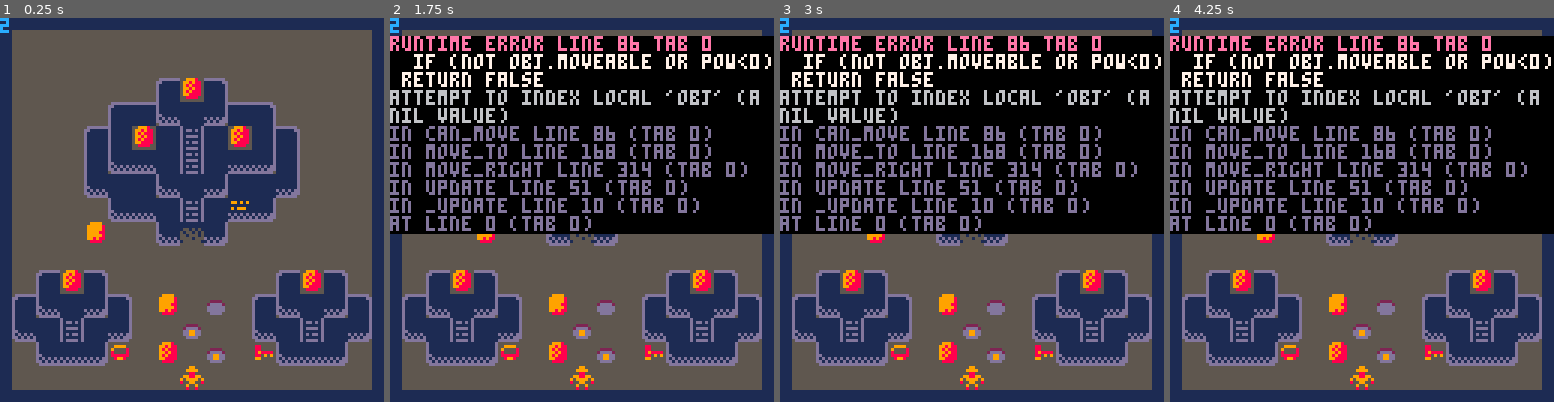
Above: before the commit, frames 1-4 (left to right).
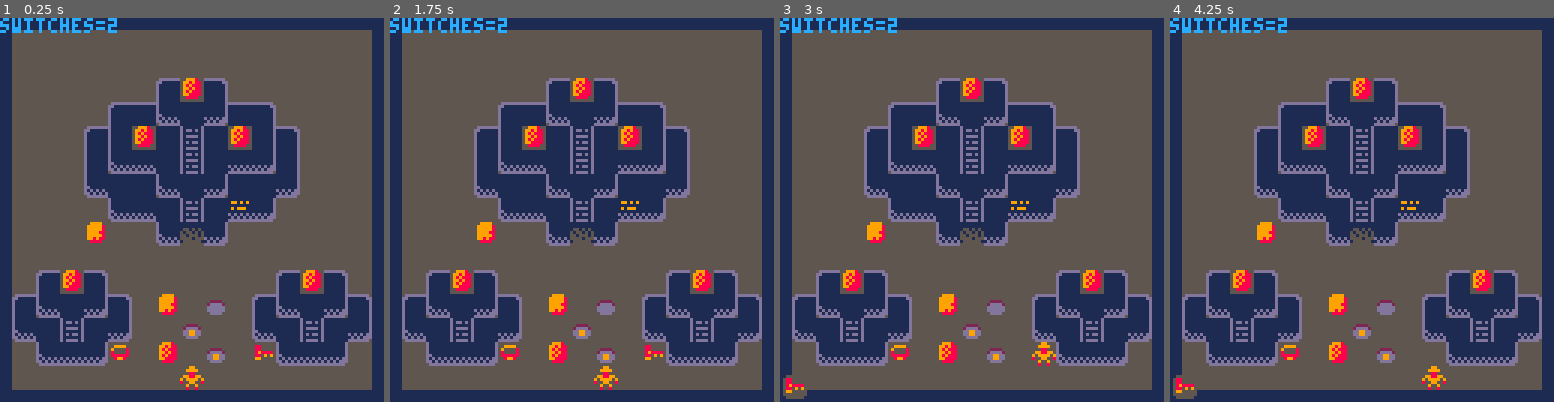
Above: after the commit, the same moments.

Repository: monsieurluge/pico8
Game: PICO-8 cartridge sokobanstomb.p8
Same seed, same stepped clock (60 frames per second), same inputs: the game is played once before the commit and once after it.
Inputs:
- Up to frame 1 (0.25 s): no input
- Up to frame 2 (1.75 s): hold Right from 1.6 s (still down)
- Up to frame 3 (3 s): release Right at 2.1 s; hold Up 2.15-2.42 s; hold Right from 2.47 s (still down)
- Up to frame 4 (4.25 s): release Right at 3.03 s; hold Left 3.08-3.58 s; hold Down 3.63-3.97 s; hold Right from 4.02 s (still down)

The runs differ from the first frame. In frame 1, 0.5% of the frame differs, in the area x 0-31%, y 0-4%; in frame 2, 52%; in frame 3, 52%; in frame 4, 52%, in the area x 0-100%, y 0-100%.
Error before the commit: runtime error line 86 tab 0; if (not obj.moveable or pow<0) return false; attempt to index local 'obj' (a nil value)

Commit message:
sokoban: try to find the "stone" issue

Diff:
--- a/sokobanstomb.p8
+++ b/sokobanstomb.p8
@@ -17,33 +17,13 @@
   level:draw()
   message:draw()
   color(12)
-  print(level.switches)
-end
-
--- global functions -----------
-
-function add_move(obj)
-  function obj:move(dx,dy)
-    local nx=self.x+dx
-    local ny=self.y+dy
-    obj.x=nx
-    obj.y=ny
-    obj.target:moved_on(
-      level:at(nx,ny),
-      obj
-    )
-  end
-end
-
-function new_obj(tile,x,y)
-  if (not tiles[tile]) return
-  tiles[tile].new(x,y)
+  print("switches="..level.switches)
 end
 
 -- controls -------------------
 
 controls={
-  player=function(self,target)
+  addplayer=function(self,target)
     self.player=target
   end,
   update=function(self)
@@ -85,23 +65,25 @@
   return objs
 end
 
-function level:can_move(obj,dx,dy,pow)
-  if (not obj.moveable or pow<0) return false
+function level:can_move(obj,dx,dy,power)
+  if (not obj.moveable or power<0) return false
   local nx=obj.x+dx
   local ny=obj.y+dy
   if (not self:in_bounds(nx,ny)) return false
   local nxtobjs=self:at(nx,ny)
   local result=true
   for o in all(nxtobjs) do
-    if type(o.target.touched)=="function" then
-      o.target:touched(obj)
-    end
-    if o.item and obj.is_player
+    if type(o.touched)=="function" then
+      o.touched(obj)
+    end
+    if o.item and obj.player
     or o.traversable
     then
       result=result and true
-    elseif self:can_move(o,dx,dy,pow-1) then
-      o:move(dx,dy)
+    elseif self:can_move(o,dx,dy,power-1) then
+      o.x+=dx
+      o.y+=dy
+      o:moved_on(level:at(o.x,o.y))
     else
       result=false
     end
@@ -141,7 +123,7 @@
   self.switches=0
   for x=1,self.width do
     for y=1,self.height do
-      new_obj(mget(x-1+self.x,y-1+self.y),x,y)
+      tiles:new(mget(x-1+self.x,y-1+self.y),x,y)
     end
   end
   -- if from then
@@ -157,9 +139,9 @@
     function(obj)
       foreach(
         level:at(obj.x,obj.y),
-        function(other)
-          if type(other.covered)=="function" then
-            other:covered(obj)
+        function(target)
+          if type(target.covered)=="function" then
+            target:covered(obj)
           end
         end
       )
@@ -169,7 +151,9 @@
 
 function level:move_to(obj,dx,dy,power)
   if self:can_move(obj,dx,dy,power) then
-    obj:move(dx,dy)
+    obj.x+=dx
+    obj.y+=dy
+    obj:moved_on(level:at(obj.x,obj.y))
   end
 end
 
@@ -293,6 +277,7 @@
       x=x,
       y=y,
       inventory={},
+      player=true,
       power=1,
       moveable=true,
       draw=function(self,x,y)
@@ -303,24 +288,24 @@
         nb=0
         for item in all(self.inventory) do
           spr(16,nb*9+1,119)
-          item.draw(nb*9+1,119)
+          item:draw(nb*9+1,119)
           nb+=1
         end
       end,
-      increase_pow=function(self,value)
+      increasepower=function(self,value)
         self.power+=value
       end,
       move_left=function(self)
-        level:move_to(self.orig,-1,0,self.pow)
+        level:move_to(self,-1,0,self.power)
       end,
       move_right=function(self)
-        level:move_to(self.orig,1,0,self.pow)
+        level:move_to(self,1,0,self.power)
       end,
       move_up=function(self)
-        level:move_to(self.orig,0,-1,self.pow)
+        level:move_to(self,0,-1,self.power)
       end,
       move_down=function(self)
-        level:move_to(self.orig,0,1,self.pow)
+        level:move_to(self,0,1,self.power)
       end,
       moved_on=function(self,targets)
         message:hide()
@@ -351,7 +336,7 @@
         spr(5,x,y)
       end,
       taken=function(self,by)
-        obj:increase_pow(1)
+        by:increasepower(1)
       end
     }
   end
@@ -388,8 +373,8 @@
         end
       end,
       moved_on=function(self,targets)
-        for obj in all(targets) do
-          if (obj.switch) obj:covered(self)
+        for target in all(targets) do
+          if (target.switch) target:covered(self)
         end
       end,
       on=function(self,target)
@@ -486,7 +471,12 @@
 
 -- tiles ----------------------
 
-tiles={}
+tiles={
+  new=function(self,tile,x,y)
+    if (not self[tile]) return
+    self[tile].new(x,y)
+  end
+}
 
 for nb in all({19,20,21,22,23,35,36,37,38,48,49,50,51,52,53,54,55}) do
   tiles[nb]={
@@ -515,7 +505,7 @@
 tiles[1]={
   new=function(x,y)
     local plyr=player:new(x,y)
-    controls:player(plyr)
+    controls:addplayer(plyr)
     add(level.objects,plyr)
   end
 }
